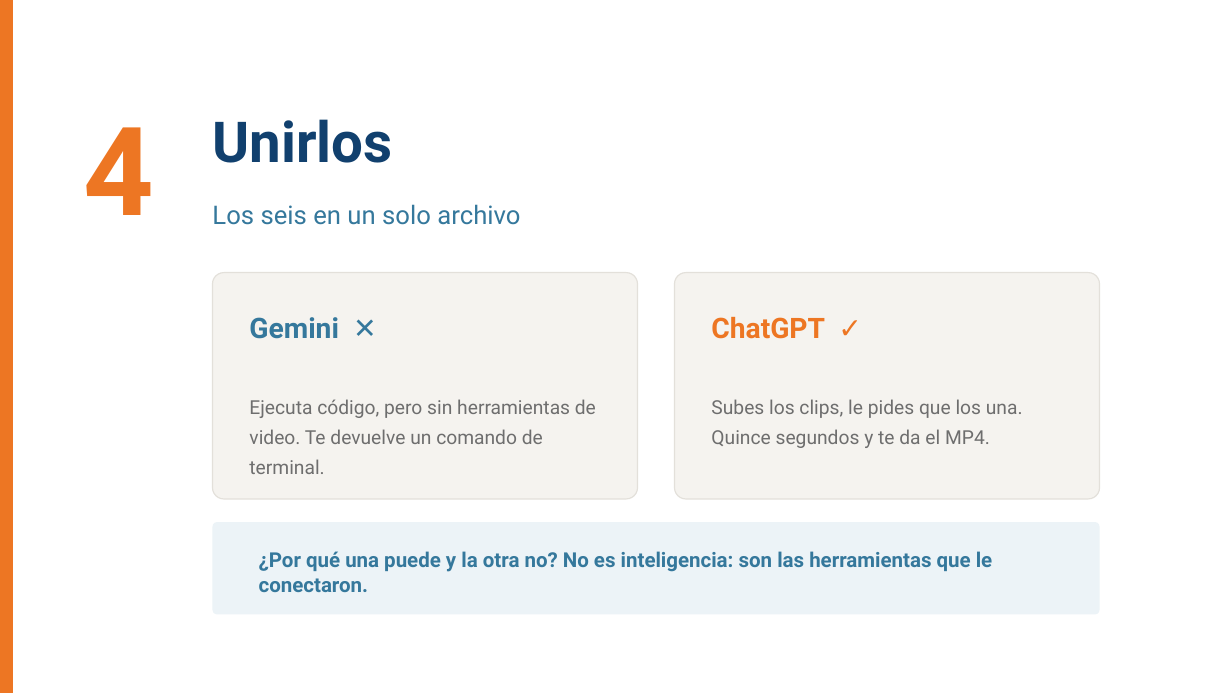
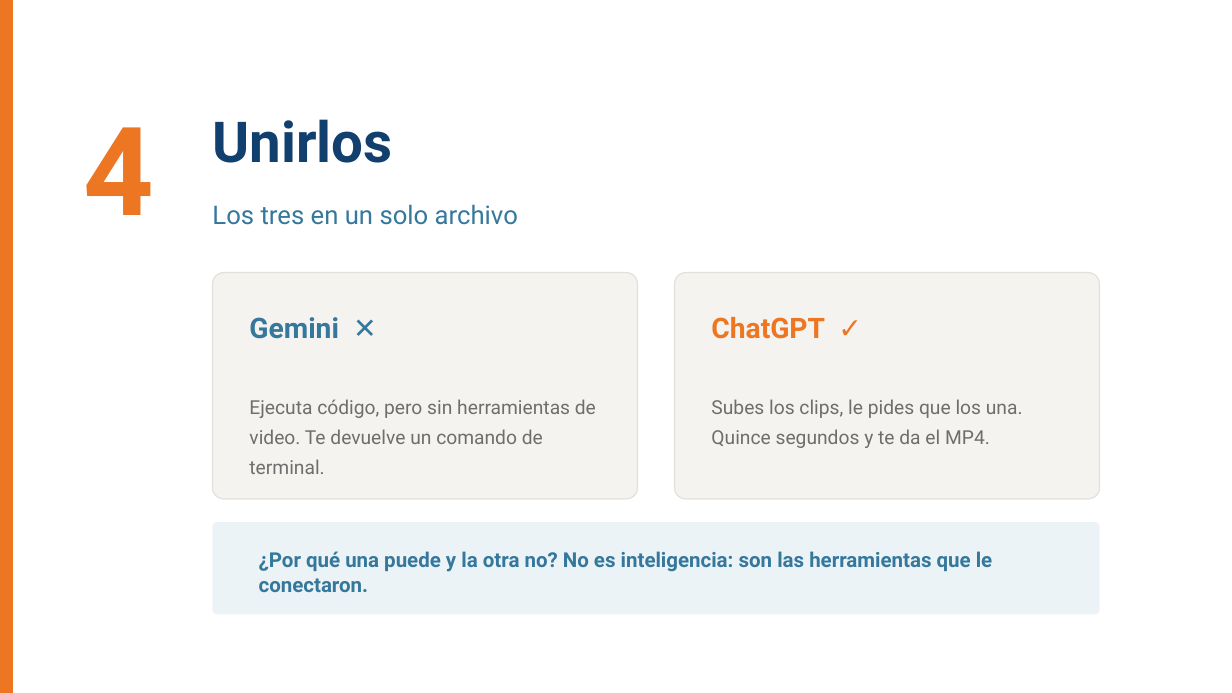
Before and after one commit to BioAITeamLearning/IntroInfo_2026_02_Ucaldas, a slide deck: slide 10 of _static/sesion06/S06_audio_imagen_video.pptx. Drawn at 1232x693 pixels with LibreOffice and Linux fonts; fonts in the diff are those of the drawing. Boxes give left, top, right and bottom in pixels: in the first picture for what was removed or moved away, otherwise in the second. Text is boxed around its words. In the diff, an @@ line names an element or a change of style, - is before the commit and + after.

```diff
--- a/_static/sesion06/S06_audio_imagen_video.pptx
+++ b/_static/sesion06/S06_audio_imagen_video.pptx
@@ text at box(212, 204, 518, 225): text changed @@
-Los seis en un solo archivo
+Los tres en un solo archivo
```
Also in this commit, not shown: 11 other slides changed, 2 other files.
